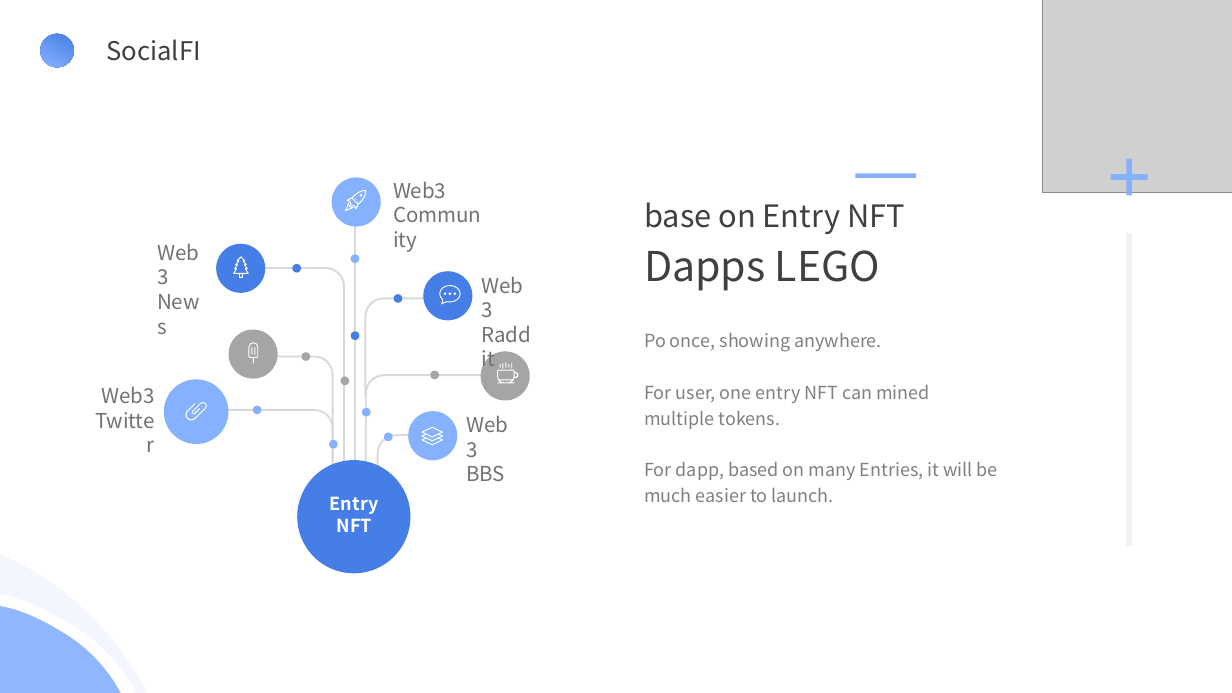
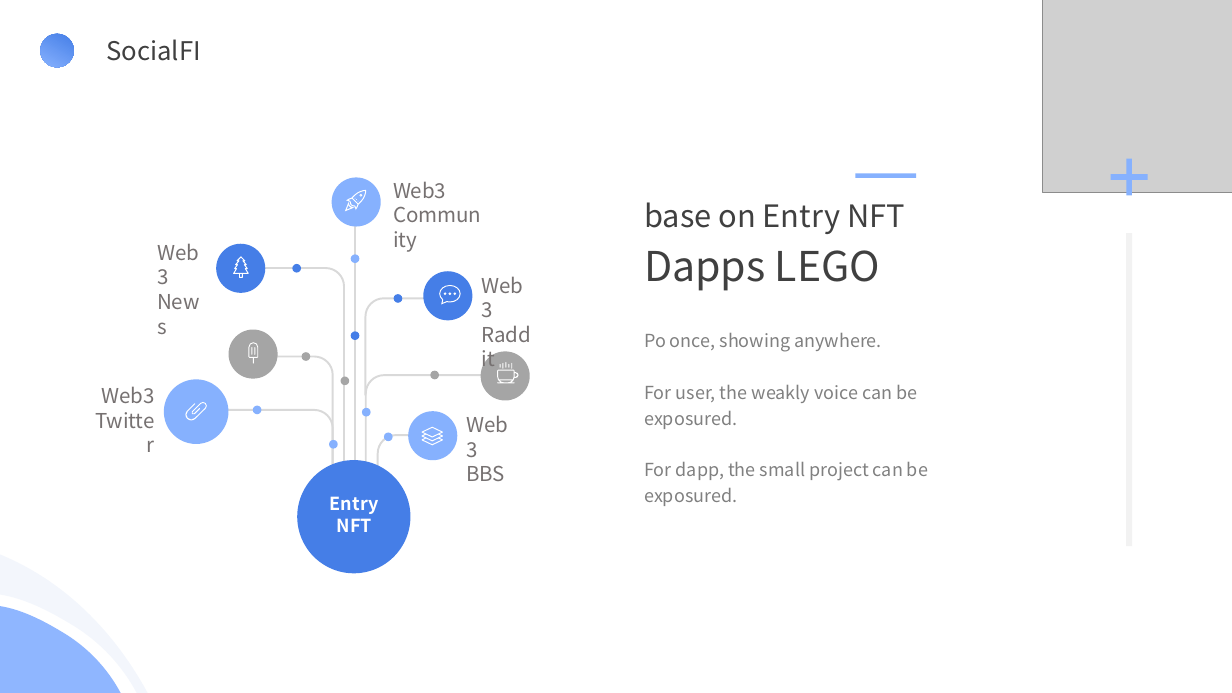
Before and after one commit to MetapoLabs/metapo-docs, a slide deck: slide 13 of Metapo.pptx. Drawn at 1232x693 pixels with LibreOffice and Linux fonts; fonts in the diff are those of the drawing; grey boxes stand for pictures. Boxes give left, top, right and bottom in pixels: in the first picture for what was removed or moved away, otherwise in the second. Text is boxed around its words. In the diff, an @@ line names an element or a change of style, - is before the commit and + after.

```diff
--- a/Metapo.pptx
+++ b/Metapo.pptx
@@ text at (644,385,928,506): text changed @@
-For user, one entry NFT can mined multiple tokens.
-For dapp, based on many Entries, it will be much easier to launch.
+For user, the weakly voice can be exposured.
+For dapp, the small project can be exposured.
```
Also in this commit, not shown: 6 other slides changed, 4 other files.
